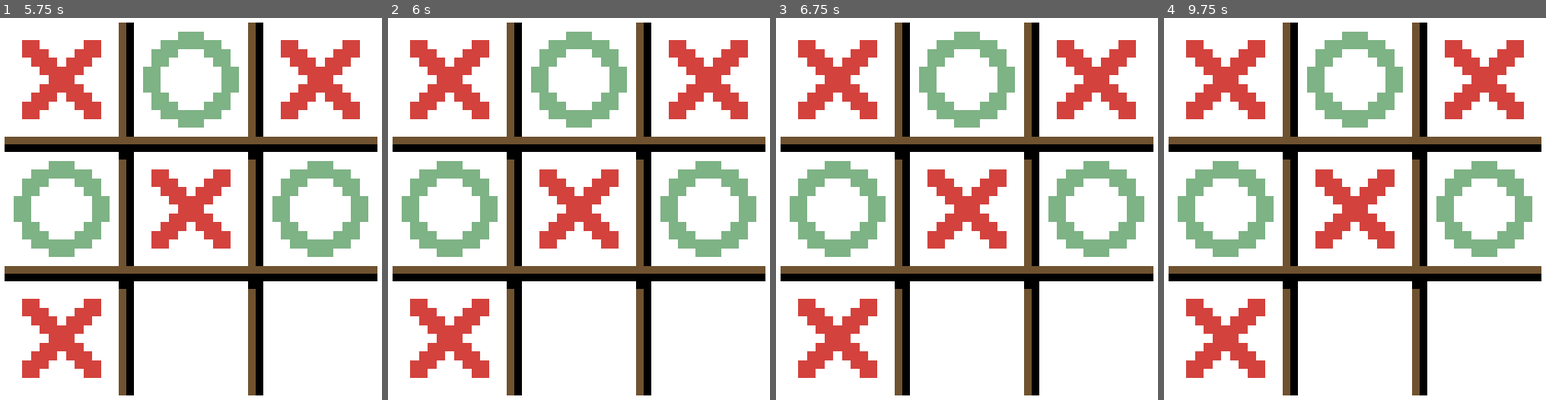
Above: before the commit, frames 1-4 (left to right).
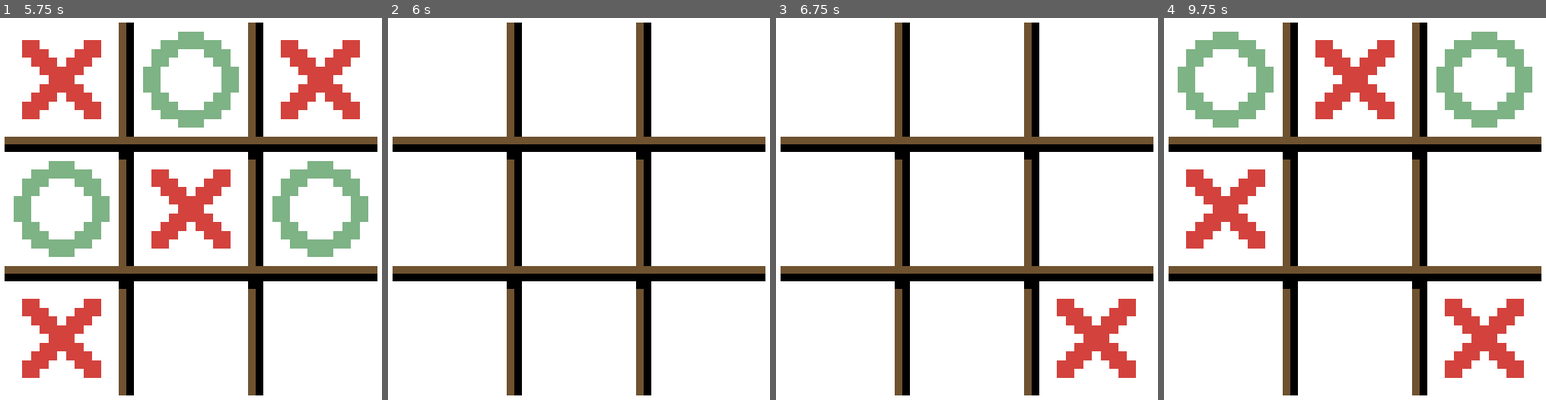
Above: after the commit, the same moments.

Repository: atudomain/tic-tac-toe-godot
Game: Godot game, scene res://Game.tscn
Two runs of this game, one before a commit and one after it. Both use one fixed random seed, a clock stepped at 60 frames per second and the inputs below.
Inputs (mouse positions are in pixels of both pictures, inside the frame that each line leads up to):
- Up to frame 1 (5.75 s): click (61, 79) at 0.5 s; click (191, 79) at 1.25 s; click (320, 79) at 2 s; click (61, 209) at 2.75 s; click (191, 209) at 3.5 s; click (320, 209) at 4.25 s; click (61, 338) at 5 s
- Up to frame 2 (6 s): click (579, 338) at 5.75 s
- Up to frame 3 (6.75 s): click (1096, 338) at 6.5 s
- Up to frame 4 (9.75 s): click (1225, 79) at 7.25 s; click (1355, 79) at 8 s; click (1484, 79) at 8.75 s; click (1225, 209) at 9.5 s

Frame 1 is identical in both runs. In frame 2, 18% of the frame differs, in the area x 3-97%, y 3-95%; in frame 3, 20%; in frame 4, 26%.
Error before the commit: Invalid get index '1' (on base: 'PoolStringArray'). (res://Game.gd:67)
Error after the commit: Invalid get index '1' (on base: 'PoolStringArray'). (res://Game.gd:78)

Commit message:
Add autorestart to game

Diff:
--- a/FieldButton.tscn
+++ b/FieldButton.tscn
@@ -6,6 +6,7 @@
 margin_right = 130.0
 margin_bottom = 130.0
 rect_min_size = Vector2( 130, 130 )
+mouse_default_cursor_shape = 2
 size_flags_horizontal = 3
 size_flags_vertical = 3
 shortcut_in_tooltip = false
--- a/Game.gd
+++ b/Game.gd
@@ -1,4 +1,6 @@
 extends Node2D
+
+signal mouse_button_left_released
 
 onready var buttons = [
 	[$GridContainer/FieldButton1, $GridContainer/FieldButton2, $GridContainer/FieldButton3],
@@ -16,10 +18,19 @@
 	1: preload("res://assets/13GreenCircleBackground.png")
 }
 
+func _process(delta):
+	if Input.is_action_just_released("mouse_button_left"):
+		emit_signal("mouse_button_left_released")
+	if $GameState.current_player == 0:
+		if Input.is_action_pressed("mouse_button_left"):
+			reset()
+
 func _ready():
 	reset()
 
 func reset():
+	if $GameState.current_player == 0:
+		yield(self, "mouse_button_left_released")
 	$GameState.reset()
 	randomize()
 	var percent = randf()
--- a/project.godot
+++ b/project.godot
@@ -21,6 +21,14 @@
 window/stretch/mode="2d"
 window/stretch/aspect="keep"
 
+[input]
+
+mouse_button_left={
+"deadzone": 0.5,
+"events": [ Object(InputEventMouseButton,"resource_local_to_scene":false,"resource_name":"","device":0,"alt":false,"shift":false,"control":false,"meta":false,"command":false,"button_mask":0,"position":Vector2( 0, 0 ),"global_position":Vector2( 0, 0 ),"factor":1.0,"button_index":1,"pressed":false,"doubleclick":false,"script":null)
+ ]
+}
+
 [physics]
 
 common/enable_pause_aware_picking=true
